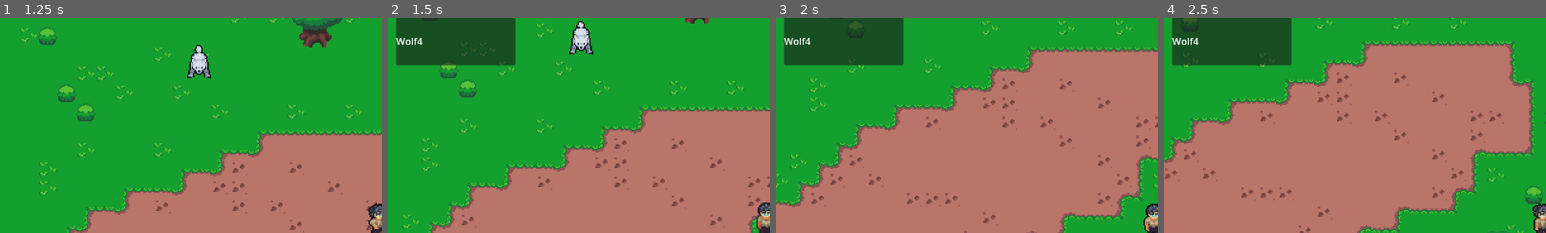
Above: before the commit, frames 1-4 (left to right).
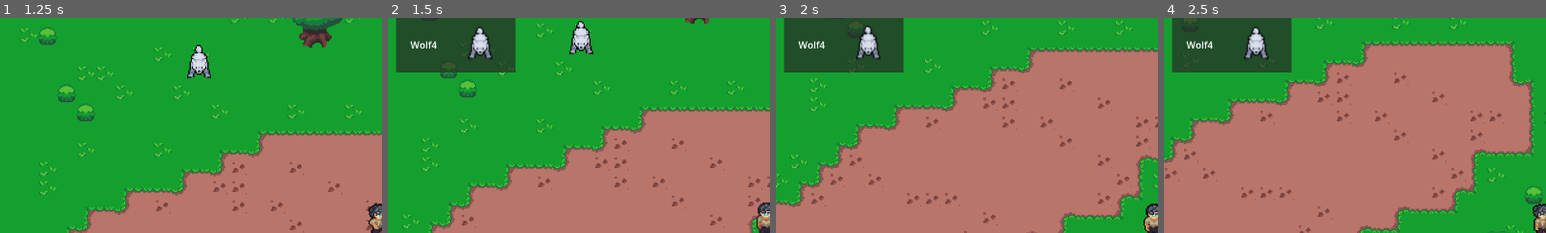
Above: after the commit, the same moments.

Repository: nexus482/shadows-of-azara
Game: Godot game, scene res://scenes/World.tscn
Two runs of this game, one before a commit and one after it. Both use one fixed random seed, a clock stepped at 60 frames per second and the inputs below.
Inputs (mouse positions are % of the whole screen's width and height, from its top left):
- Up to frame 1 (1.25 s): tap Enter at 0.5 s; move the mouse to (72, 45) at 0.52 s; hold Right (ui_right) from 0.53 s (still down); tap Tab (tab_target) at 0.6 s; click (72, 45) at 0.67 s
- Up to frame 2 (1.5 s): move the mouse to (30, 55) at 1.27 s; release Right (ui_right) at 1.28 s; hold Down (ui_down) from 1.28 s (still down); tap Tab (tab_target) at 1.35 s
- Up to frame 3 (2 s): keep holding Down (ui_down)
- Up to frame 4 (2.5 s): move the mouse to (60, 28) at 2.02 s; release Down (ui_down) at 2.03 s; hold Right (ui_right) from 2.03 s (still down); tap Tab (tab_target) at 2.1 s
The pictures show only the part of the screen within x 0-50%, y 3-53%; the shares and areas given below are measured in that part.

Frame 1 is identical in both runs. In frame 2, 2.0% of the frame differs, in the area x 2-34%, y 4-26%; in frame 3, 2.0%, in the area x 2-34%, y 3-26%; in frame 4, 2.0%.

Commit message:
Target updates

Diff:
--- a/scenes/ui/TargetPreview.tscn
+++ b/scenes/ui/TargetPreview.tscn
@@ -1,6 +1,13 @@
-[gd_scene load_steps=2 format=3 uid="uid://df6vtvahwcacs"]
+[gd_scene load_steps=3 format=3 uid="uid://df6vtvahwcacs"]
 
 [ext_resource type="Script" uid="uid://dag52024ojkbe" path="res://scenes/ui/TargetPreview.gd" id="1_abcde"]
+
+[sub_resource type="StyleBoxFlat" id="StyleBoxFlat_bjlma"]
+content_margin_left = 24.0
+content_margin_top = 8.0
+content_margin_right = 8.0
+content_margin_bottom = 8.0
+bg_color = Color(0.152941, 0.152941, 0.152941, 0.686275)
 
 [node name="TargetPreview" type="Control"]
 layout_mode = 3
@@ -15,22 +22,27 @@
 offset_top = 20.0
 offset_right = 220.0
 offset_bottom = 100.0
+theme_override_styles/panel = SubResource("StyleBoxFlat_bjlma")
 
 [node name="HBoxContainer" type="HBoxContainer" parent="Panel"]
 layout_mode = 2
-
-[node name="SubViewport" type="SubViewport" parent="Panel/HBoxContainer"]
-transparent_bg = true
-size = Vector2i(102, 76)
-render_target_update_mode = 4
-
-[node name="PreviewSprite" type="AnimatedSprite2D" parent="Panel/HBoxContainer/SubViewport"]
-unique_name_in_owner = true
-scale = Vector2(2, 2)
-
-[node name="Camera2D" type="Camera2D" parent="Panel/HBoxContainer/SubViewport"]
 
 [node name="Label" type="Label" parent="Panel/HBoxContainer"]
 unique_name_in_owner = true
 layout_mode = 2
 size_flags_horizontal = 3
+
+[node name="SubViewportContainer" type="SubViewportContainer" parent="Panel/HBoxContainer"]
+layout_mode = 2
+
+[node name="SubViewport" type="SubViewport" parent="Panel/HBoxContainer/SubViewportContainer"]
+transparent_bg = true
+handle_input_locally = false
+size = Vector2i(102, 76)
+render_target_update_mode = 4
+
+[node name="PreviewSprite" type="AnimatedSprite2D" parent="Panel/HBoxContainer/SubViewportContainer/SubViewport"]
+unique_name_in_owner = true
+scale = Vector2(2, 2)
+
+[node name="Camera2D" type="Camera2D" parent="Panel/HBoxContainer/SubViewportContainer/SubViewport"]
